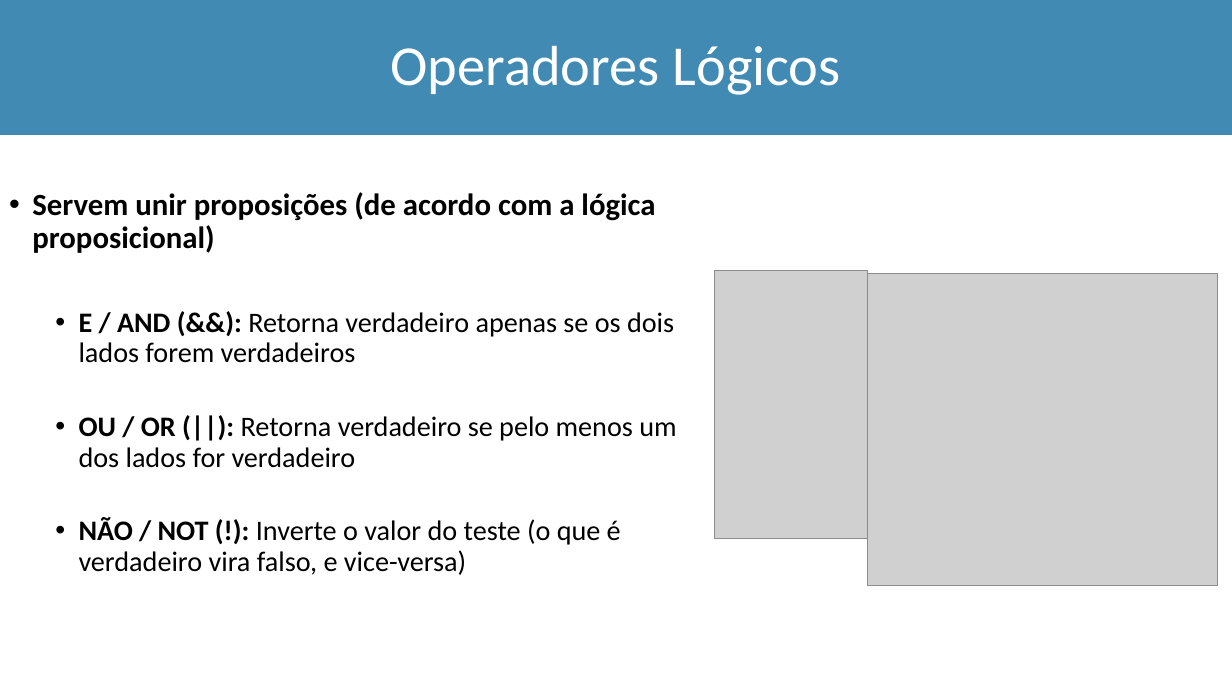
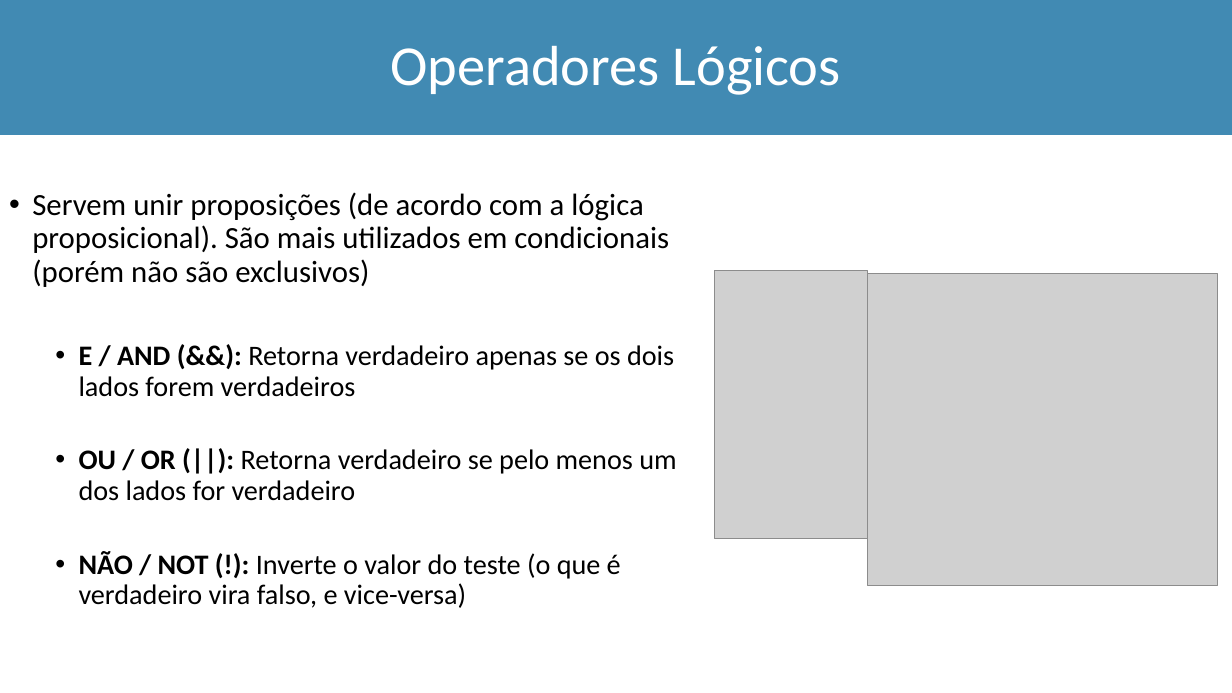
Before and after one commit to Marcio-Salmazo/Aulas, a slide deck: slide 40 of UNIUBE-LP/Teoria_LP.pptx (slide 33 before the commit). Drawn at 1232x693 pixels with LibreOffice and Linux fonts; fonts in the diff are those of the drawing; grey boxes stand for pictures. Boxes give left, top, right and bottom in pixels: in the first picture for what was removed or moved away, otherwise in the second. Text is boxed around its words. In the diff, an @@ line names an element or a change of style, - is before the commit and + after.

```diff
--- a/UNIUBE-LP/Teoria_LP.pptx
+++ b/UNIUBE-LP/Teoria_LP.pptx
@@ text at (32,192,669,287): text changed; bold off @@
-• Servem unir proposições (de acordo com a lógica proposicional)
+• Servem unir proposições (de acordo com a lógica proposicional). São mais utilizados em condicionais (porém não são exclusivos)
```
Also in this commit, not shown: 2 other slides changed, 15 slides added, 3 other files.
